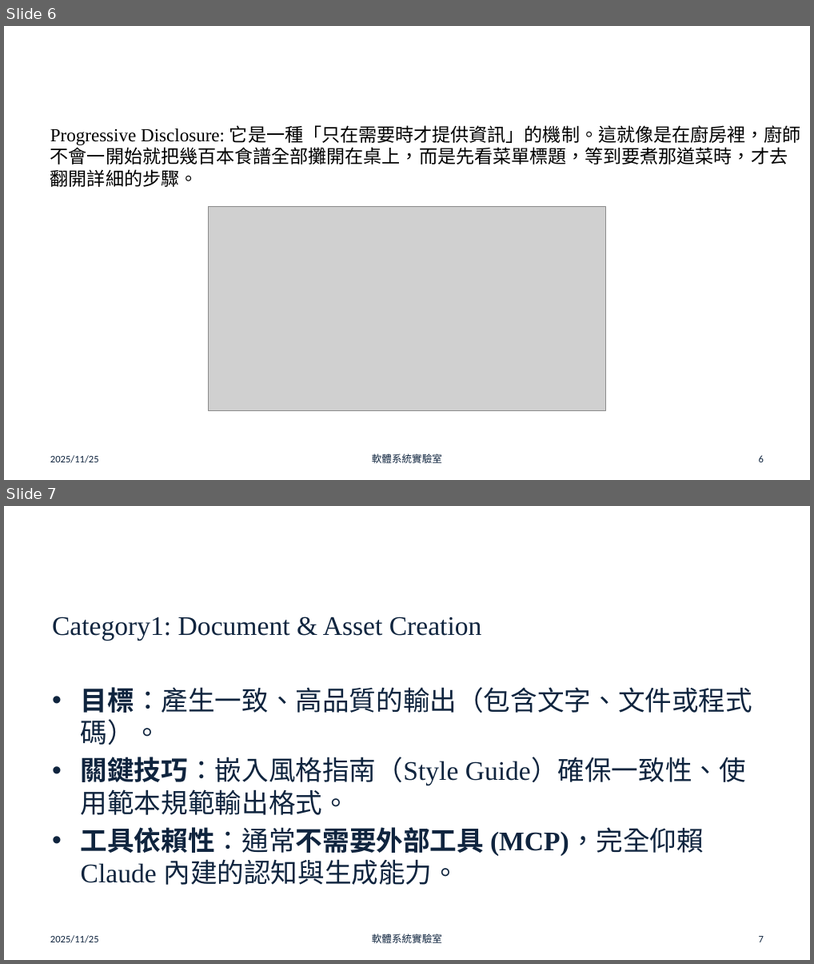
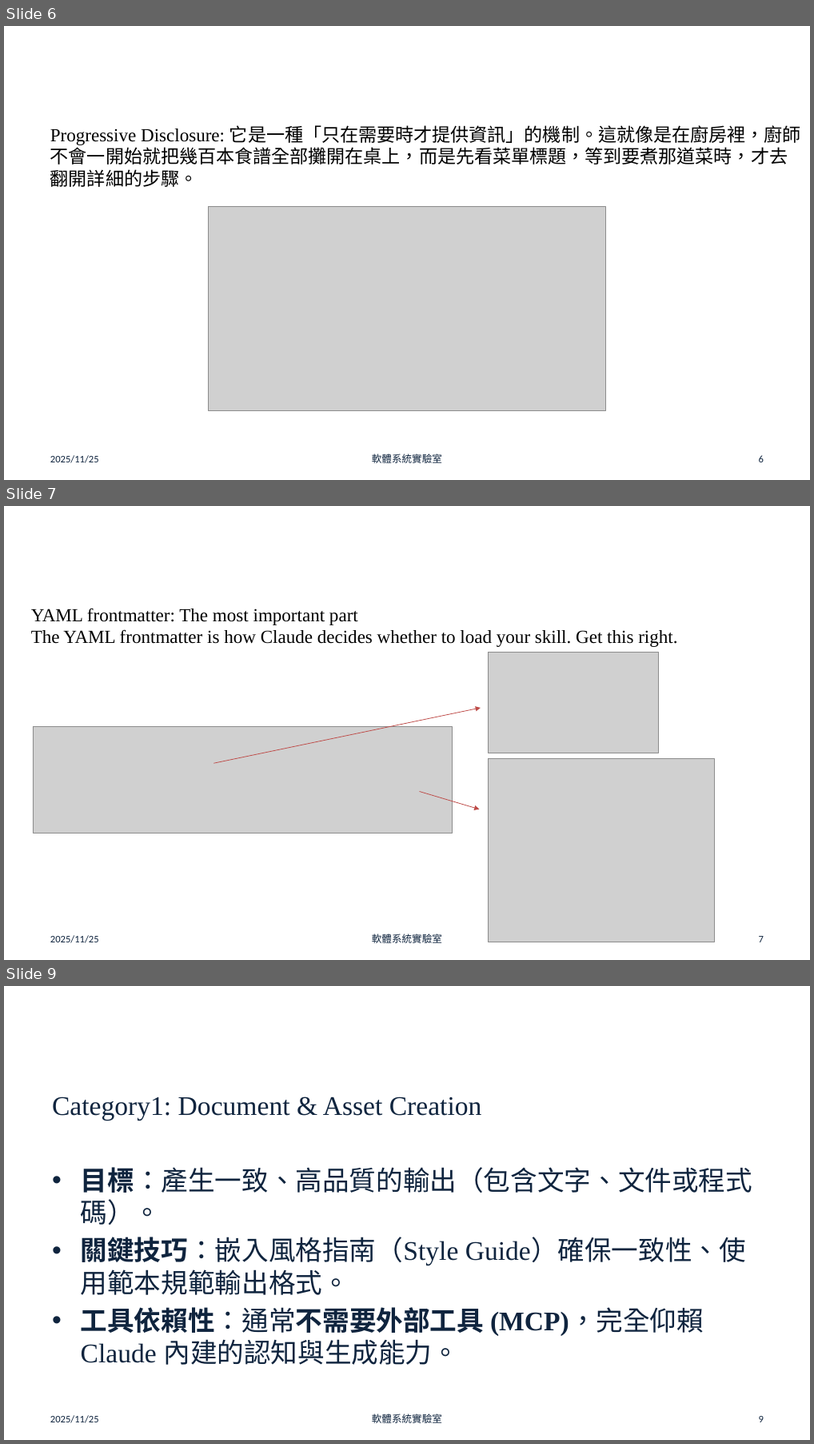
Before and after one commit to chun-wei0413/frank_research, a slide deck: skills/doc/skills-final.pptx. Shown one above the other, each under a label of ours: slides 6 and 7 before the commit, slides 6, 7 and 9 after it; the slides between them are not shown. The pictures are 814x964 and 814x1444 pixels, drawn with LibreOffice and Linux fonts; fonts in the diff are those of the drawing; grey boxes stand for pictures; background and template pictures are left out. Boxes give left, top, right and bottom in pixels: in the first picture for what was removed or moved away, otherwise in the second. Text is boxed around its words. In the diff, an @@ line names an element or a change of style, - is before the commit and + after.

Commit message:
Removed unuse files and revised skill-final ppt

```diff
--- a/skills/doc/skills-final.pptx
+++ b/skills/doc/skills-final.pptx
@@ slide 7 added at <box>4,506,810,960</box>, background picture (left out) @@
@@ title added at <box>45,524,770,600</box>, 44 pt, text #FFFFFF @@
+Fundamentals
@@ text added at <box>31,608,678,647</box>, 22 pt, text #000000 @@
+YAML frontmatter: The most important part
+The YAML frontmatter is how Claude decides whether to load your skill. Get this right.
@@ picture added at <box>488,652,658,753</box> @@
@@ arrow added from (214, 763) to (481, 708), #BF4C48 0.75 pt @@
@@ picture added at <box>33,726,452,832</box> @@
@@ picture added at <box>488,759,715,941</box> @@
@@ arrow added from (420, 792) to (479, 809), #BF4C48 0.75 pt @@
@@ text added at <box>50,935,99,943</box>, 12 pt, text #0F243E @@
+2025/11/25
@@ text added at <box>372,933,442,943</box>, 12 pt, text #0F243E @@
+軟體系統實驗室
@@ page number added at <box>759,936,764,942</box>, 12 pt, text #10253F @@
+7
@@ what was slide 7 is now slide 9 @@
@@ page number at <box>759,1416,764,1422</box>: text changed @@
-7
+9
```
Also in this commit, not shown: 6 slides changed, 1 other slide added, 27 other files.
